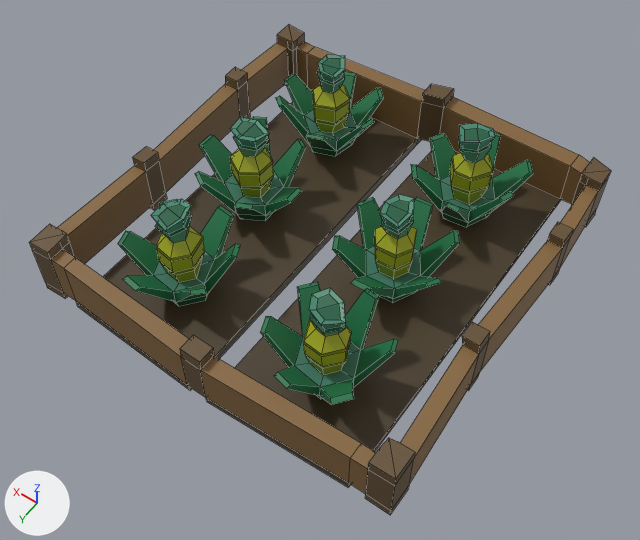
The FBX model SourceAssets/Houses/Buildings/Natives/NativeFarmAnanas.fbx as it was, and as the next commit left it.
Camera for both pictures: a 50 mm camera at (-1.61, 2.35, 3.48) aimed at (-0.08, 0.2, 0.11). Arrows for +X, +Y and +Z are at lower left; the lights stay in place. The first picture is the older version. Mesh edges are drawn as thin lines.

The scene before the commit, as lines of its bpy script (objects in view):
```python
me_cube_024 = bpy.data.meshes.new('Cube.024')
me_cube_024.from_pydata(...)  # 864 vertices, 856 faces; spans x -1.0..1.02, y -1.07..1.03, z -0.01..0.58
me_cube_024.materials.append(mat_material_002)  # picture img_colorpalette_png
ob_ananasfarm3_001 = bpy.data.objects.new('AnanasFarm3.001', me_cube_024)
ob_ananasfarm3_001.location = (0.0, 0.0, 0.0)
```
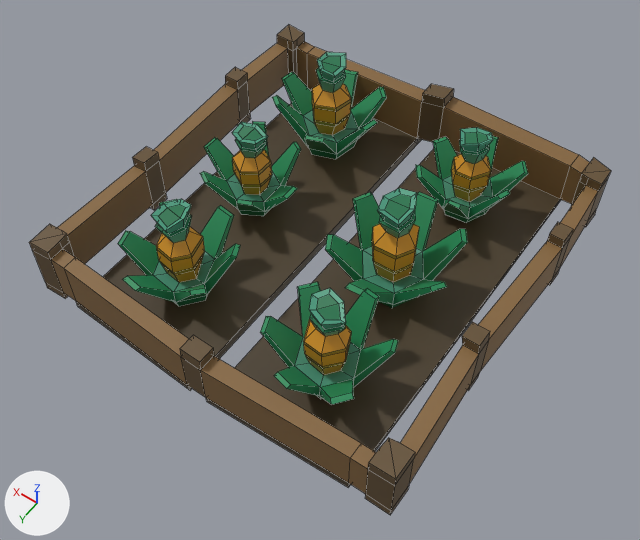
The change in detail:
me_cube_024 is used by ob_ananasfarm3_001; location (0.0, 0.0, 0.0).
me_cube_024 had 864 vertices, 856 faces and spanned x -1.0..1.02, y -1.07..1.03, z -0.01..0.58.
me_cube_024 now has 864 vertices, 856 faces and spans x -1.0..1.02, y -1.07..1.03, z -0.04..0.62.
me_cube_024 part 1: the loose piece of 108 vertices spanning x 0.19..0.78, y -0.28..0.27, z 0.0..0.58 is scaled about its middle by 0.909.
me_cube_024 part 2: the loose piece of 108 vertices spanning x -0.66..-0.1, y -0.29..0.31, z 0.0..0.58 is scaled about its middle by 1.12.
me_cube_024 part 3: the loose piece of 108 vertices spanning x -0.69..-0.13, y -0.89..-0.31, z 0.0..0.58 is scaled about its middle by 0.918.
me_cube_024 part 4: the loose piece of 108 vertices spanning x 0.15..0.73, y -0.91..-0.31, z 0.0..0.58 is scaled about its middle by 1.06.
me_cube_024 part 5: texture (UV) coordinates of 636 of 856 faces, centred in x -0.67..0.77, y -0.88..0.9, z 0.0..0.58, changed; they spanned u 0.04..0.14, v 0.42..0.49 and now span u 0.07..0.42, v 0.42..0.49.

What differs and where, as boxes [x1, y1, x2, y2] in the pictures (640 x 540 px; the box of a moved part takes in the faces that stretch with it):
'AnanasFarm3.001', reshaped, surface changed: [29, 25, 611, 515] in both
part 1 of me_cube_024, moved or reshaped: before [195, 117, 306, 221]; after [200, 122, 301, 216]
part 2 of me_cube_024, moved or reshaped: before [332, 194, 460, 302]; after [325, 188, 467, 308]
part 3 of me_cube_024, moved or reshaped: before [411, 123, 533, 227]; after [416, 128, 528, 223]
part 4 of me_cube_024, moved or reshaped: before [276, 55, 383, 157]; after [272, 52, 387, 159]
part 5 of me_cube_024, surface changed: [118, 55, 528, 404] in both
